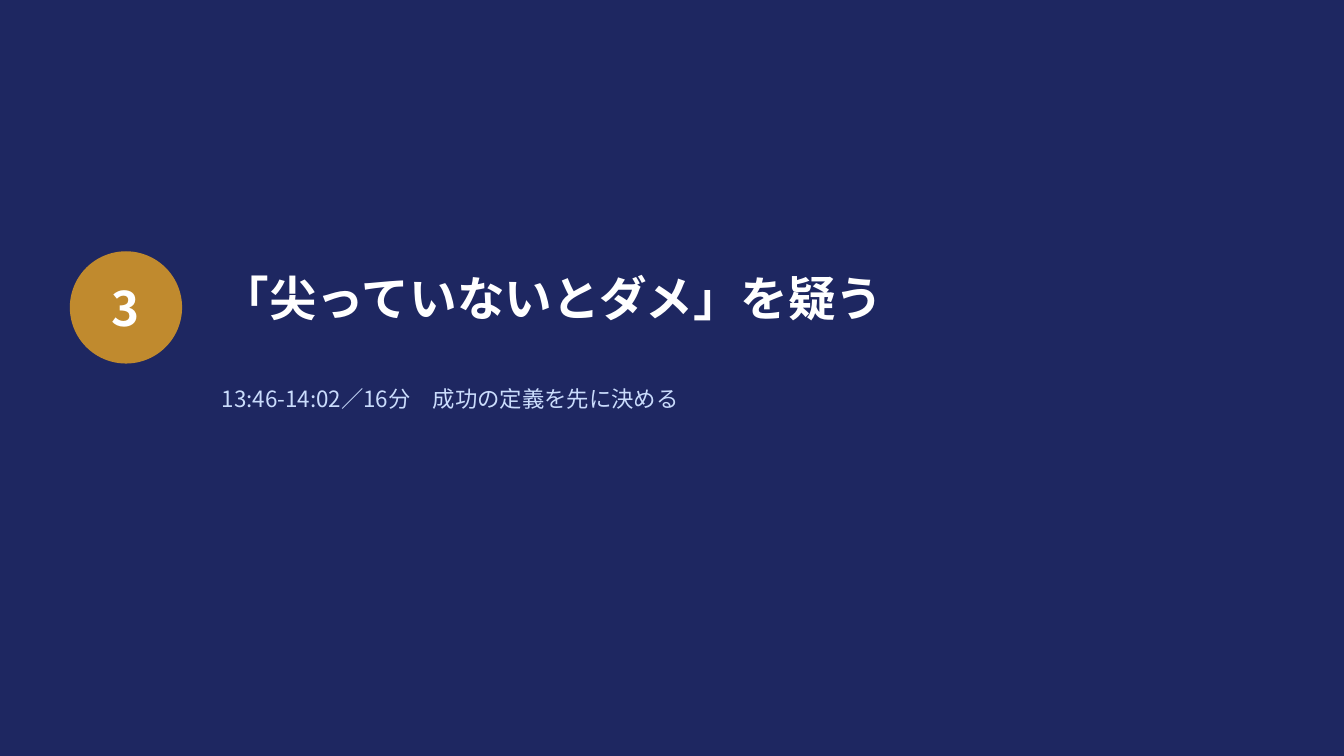
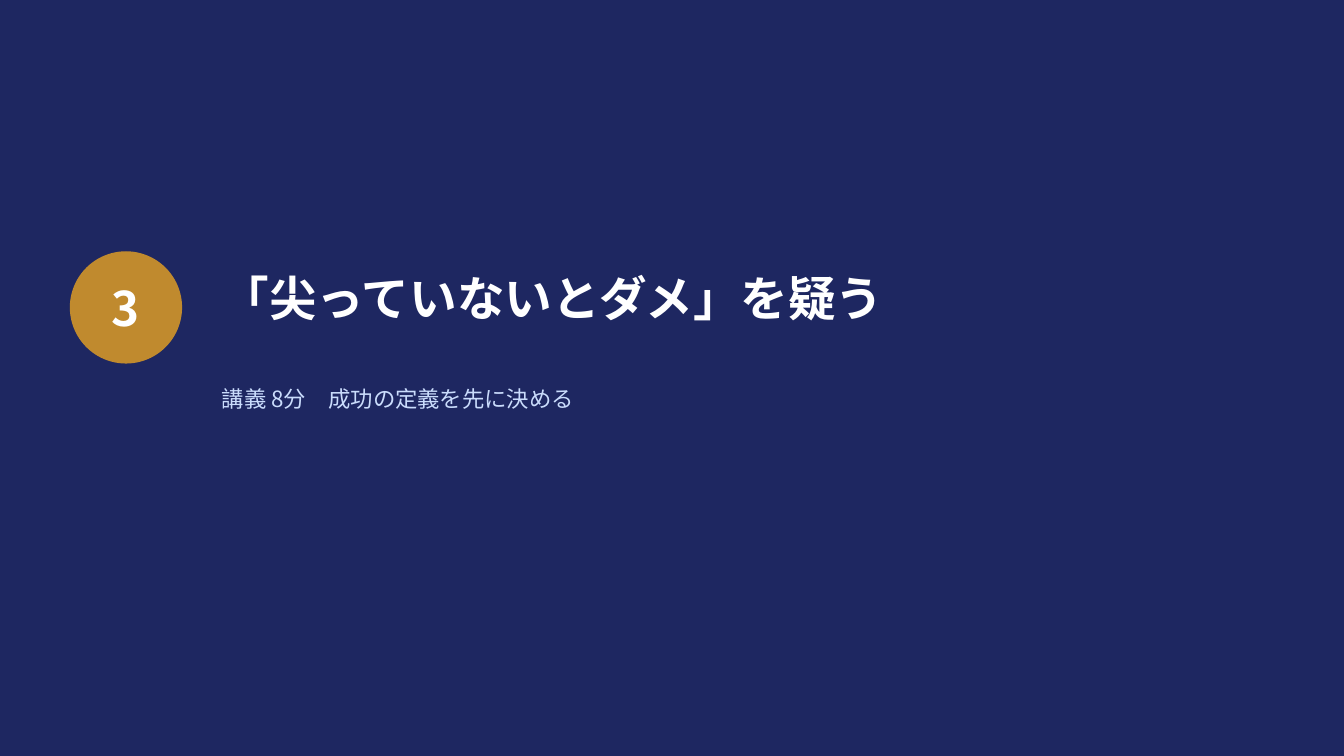
Before and after one commit to ahahi-biz/ahahi-hp, a slide deck: slide 21 of docs/lecture-johoku-procon.pptx (slide 18 before the commit). Drawn at 1344x756 pixels with LibreOffice and Linux fonts; fonts in the diff are those of the drawing. Boxes give left, top, right and bottom in pixels: in the first picture for what was removed or moved away, otherwise in the second. Text is boxed around its words. In the diff, an @@ line names an element or a change of style, - is before the commit and + after.

```diff
--- a/docs/lecture-johoku-procon.pptx
+++ b/docs/lecture-johoku-procon.pptx
@@ text at box(222, 388, 574, 409): text changed @@
-13:46-14:02／16分 成功の定義を先に決める
+講義 8分 成功の定義を先に決める
```
Also in this commit, not shown: 25 other slides changed, 18 slides added, 5 slides removed, 3 other files.
